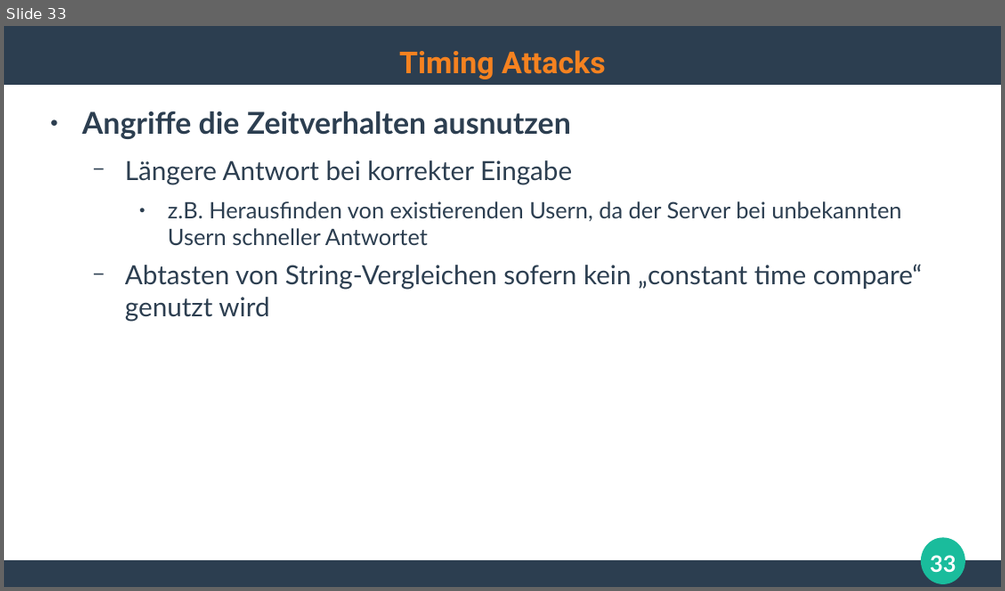
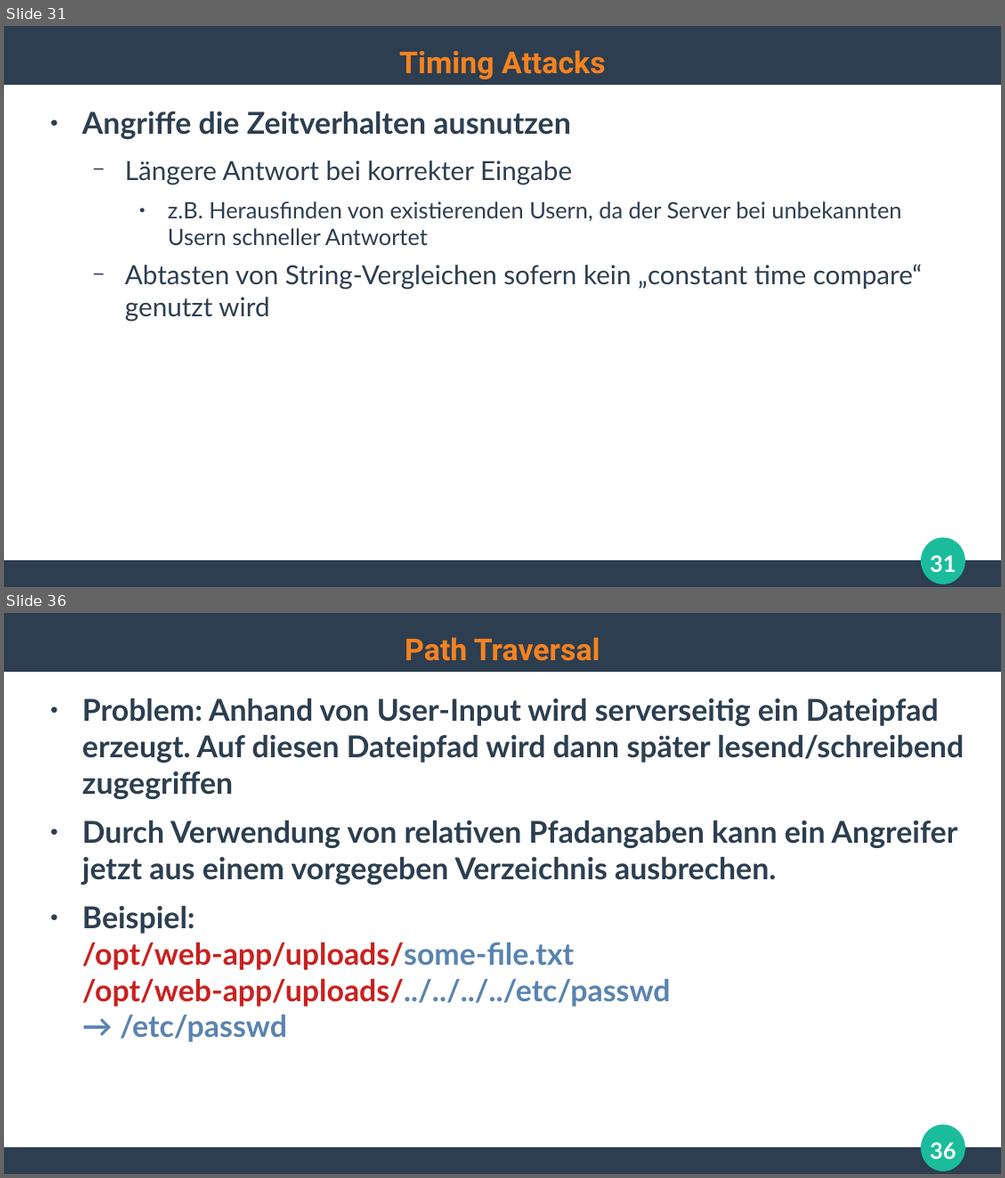
Before and after one commit to ghandmann/HS-AlbSig-WebAnwendungen2, a slide deck: Kapitel/06_WebSecurity.odp. Shown one above the other, each under a label of ours: slide 33 before the commit, slides 31 and 36 after it; the slides between them are not shown. The pictures are 1005x591 and 1005x1178 pixels, drawn with LibreOffice and Linux fonts; fonts in the diff are those of the drawing. Boxes give left, top, right and bottom in pixels: in the first picture for what was removed or moved away, otherwise in the second. Text is boxed around its words. In the diff, an @@ line names an element or a change of style, - is before the commit and + after.

```diff
--- a/Kapitel/06_WebSecurity.odp
+++ b/Kapitel/06_WebSecurity.odp
@@ slide 36 added at <box>4,613,1001,1174</box>, background #FFFFFF; not listed: 3 template elements that a slide beside it also shows @@
@@ title added at <box>404,637,600,661</box>, 24 pt, text #F58220, bold @@
+Path Traversal
@@ text added at <box>82,698,963,1042</box>, 24 pt, text #2C3E50, bold @@
+● Problem: Anhand von User-Input wird serverseitig ein Dateipfad erzeugt. Auf diesen Dateipfad wird dann später lesend/schreibend zugegriffen
+● Durch Verwendung von relativen Pfadangaben kann ein Angreifer jetzt aus einem vorgegeben Verzeichnis ausbrechen.
+● Beispiel:
+  /opt/web-app/uploads/some-file.txt
+  /opt/web-app/uploads/../../../../etc/passwd
+  → /etc/passwd
@@ page number added at <box>930,1142,955,1159</box>, 18 pt, text #FFFFFF, bold @@
+36
@@ what was slide 33 is now slide 31 @@
@@ page number at <box>930,555,955,572</box>: text changed @@
-33
+31
```
Also in this commit, not shown: 1 slide changed, 7 other slides added, 1 slide removed.
